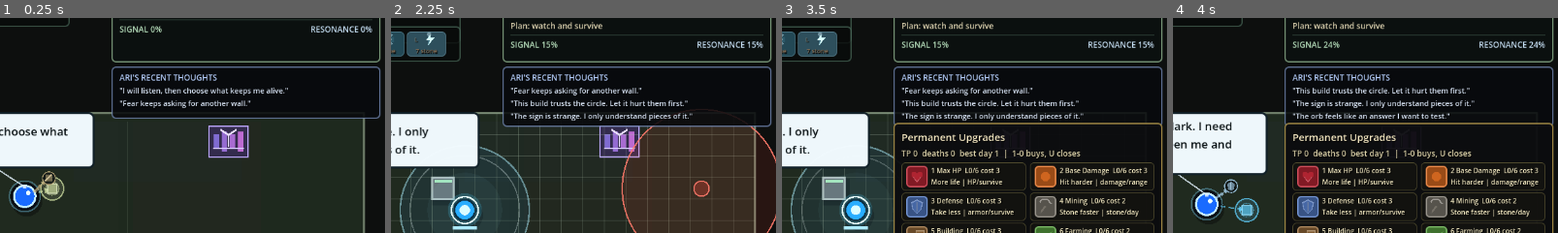
Above: before the commit, frames 1-4 (left to right).
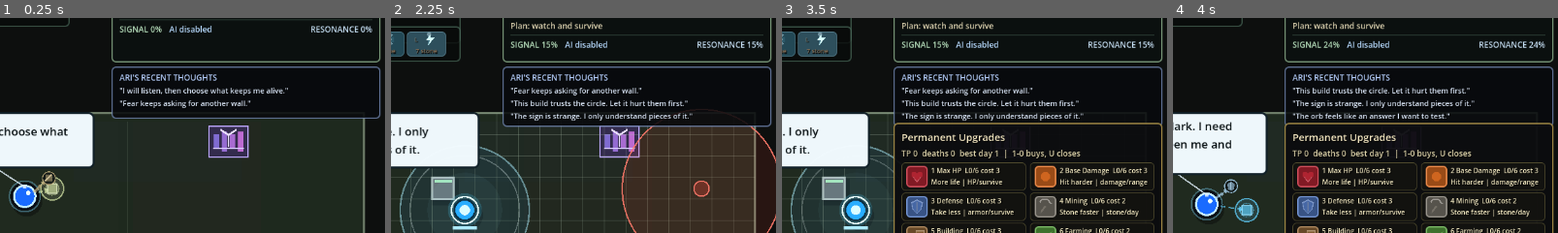
Above: after the commit, the same moments.

Repository: JoranHein/ai-survival-trainer
Game: Godot game, scene res://scenes/main/Main.tscn
Two runs of this game, one before a commit and one after it. Both use one fixed random seed, a clock stepped at 60 frames per second and the inputs below.
Inputs (mouse positions are % of the whole screen's width and height, from its top left):
- Up to frame 1 (0.25 s): no input
- Up to frame 2 (2.25 s): tap Enter at 0.5 s; move the mouse to (72, 44) at 0.52 s; hold D 0.53-1.25 s; tap T at 0.6 s; click (72, 44) at 0.67 s; click (80, 56) at 1.27 s; type "Alex" at 1.35 s; click "Commit" at 2 s
- Up to frame 3 (3.5 s): move the mouse to (30, 54) at 2.77 s; tap U at 2.85 s
- Up to frame 4 (4 s): move the mouse to (60, 27) at 3.52 s; hold D from 3.53 s (still down); tap R at 3.6 s
The pictures show only the part of the screen within x 48-98%, y 30-80%; the shares and areas given below are measured in that part.

The runs differ from the first frame. In frame 1, 0.2% of the frame differs, in the area x 43-55%, y 3-7%; in frame 2, 0.2%, in the area x 45-57%, y 10-14%; in frame 3, 0.2%; in frame 4, 0.2%.

Commit message:
Make remote AI thinking state readable

Diff:
--- a/godot_game/scenes/ui/SignPanel.tscn
+++ b/godot_game/scenes/ui/SignPanel.tscn
@@ -132,6 +132,13 @@
 theme_override_font_sizes/font_size = 12
 text = "SIGNAL 0%"
 
+[node name="AiStatusLabel" type="Label" parent="DisplayPanel/DisplayVBox/SignalRow"]
+unique_name_in_owner = true
+layout_mode = 2
+theme_override_colors/font_color = Color(0.72, 0.86, 1, 1)
+theme_override_font_sizes/font_size = 12
+text = "AI disabled"
+
 [node name="FooterSpacer" type="Control" parent="DisplayPanel/DisplayVBox/SignalRow"]
 layout_mode = 2
 size_flags_horizontal = 3
--- a/godot_game/scripts/ui/SignPanel.gd
+++ b/godot_game/scripts/ui/SignPanel.gd
@@ -14,6 +14,7 @@
 @onready var reading_label: Label = %ReadingLabel
 @onready var theory_label: Label = %TheoryLabel
 @onready var plan_label: Label = %PlanLabel
+@onready var ai_status_label: Label = %AiStatusLabel
 @onready var signal_label: Label = %SignalLabel
 @onready var resonance_label: Label = %ResonanceLabel
 
@@ -34,6 +35,7 @@
 	var interpretation := str(state.get("sign_interpretation", "No sign yet."))
 	var survival_theory := str(state.get("ai_survival_theory", "")).strip_edges()
 	var top_plan := str(state.get("ai_top_grounded_plan", "")).strip_edges()
+	var ai_status := str(state.get("ai_status", "AI disabled")).strip_edges()
 	var personality_summary := str(state.get("personality_summary", "Ari: balanced"))
 	var sign_strength := clampf(float(state.get("sign_strength", 0.0)), 0.0, 1.0)
 	var resonance := clampf(float(state.get("sign_resonance", 0.0)), 0.0, 1.0)
@@ -44,6 +46,8 @@
 	reading_label.text = "Reads: %s" % _limit_text(interpretation, 91)
 	theory_label.text = "Theory: %s" % _limit_text(survival_theory if survival_theory != "" else "local reading", 89)
 	plan_label.text = "Plan: %s" % _limit_text(top_plan if top_plan != "" else "watch and survive", 91)
+	ai_status_label.text = ai_status
+	ai_status_label.visible = ai_status != ""
 	signal_label.text = "SIGNAL %d%%" % int(round(sign_strength * 100.0))
 	resonance_label.text = "RESONANCE %d%%" % int(round(resonance * 100.0))
 
--- a/godot_game/scripts/world/World.gd
+++ b/godot_game/scripts/world/World.gd
@@ -97,6 +97,7 @@
 var _ai_waiting_active := false
 var _ai_waiting_elapsed := 0.0
 var _ai_waiting_last_second := -1
+var _ai_waiting_still_thought_shown := false
 var _ari_ranged_cooldown := 0.0
 var _ari_ranged_flash_time := 0.0
 var _ari_ranged_flash_from := Vector2.ZERO
@@ -2746,7 +2747,7 @@
 	_finish_ai_waiting()
 	if not bool(result.get("ok", false)):
 		ai_status = "AI: failed/fallback"
-		_show_ari_thought("The deeper answer did not arrive. I will trust the first reading.", true)
+		_show_ari_thought("I cannot hear more from the sign. I will use what I understood.", true)
 		_emit_state()
 		return
 
@@ -2757,10 +2758,12 @@
 	sign_resonance = clampf(float(result.get("resonance", sign_resonance)), 0.0, 1.0)
 	ai_survival_theory = str(result.get("survival_theory", "")).strip_edges()
 	ai_emotion = str(result.get("emotion", "")).strip_edges()
-	ai_status = "AI: cached" if bool(result.get("cached", false)) or str(result.get("source", "")) == "cache" else "AI: active"
-	var thought := str(result.get("thought", "")).strip_edges()
-	if thought != "":
-		_show_ari_thought(thought, true)
+	var used_cache := bool(result.get("cached", false)) or str(result.get("source", "")) == "cache"
+	ai_status = "AI: cached" if used_cache else "AI: active"
+	var thought := "I remember this sign." if used_cache else str(result.get("thought", "")).strip_edges()
+	if thought == "":
+		thought = "Now I see it."
+	_show_ari_thought(thought, true)
 	_emit_state()
 
 
@@ -2774,8 +2777,9 @@
 	_ai_waiting_active = true
 	_ai_waiting_elapsed = 0.0
 	_ai_waiting_last_second = -1
+	_ai_waiting_still_thought_shown = false
 	_update_ai_waiting_status()
-	_show_ari_thought("The sign is deeper than it looks. I need a moment.", true)
+	_show_ari_thought("I understand part of it. I need to turn the rest over.", true)
 
 
 func _advance_ai_waiting(delta: float) -> void:
@@ -2786,12 +2790,16 @@
 	if current_second == _ai_waiting_last_second:
 		return
 	_update_ai_waiting_status()
+	if _ai_waiting_elapsed >= 10.0 and not _ai_waiting_still_thought_shown:
+		_ai_waiting_still_thought_shown = true
+		_show_ari_thought("The sign is still unfolding.", true)
 	if is_inside_tree():
 		_emit_state()
 
 
 func _finish_ai_waiting() -> void:
 	_ai_waiting_active = false
+	_ai_waiting_still_thought_shown = false
 
 
 func _update_ai_waiting_status() -> void:
@@ -2800,10 +2808,7 @@
 	var dots := ""
 	for _i in range(seconds % 4):
 		dots += "."
-	if seconds >= 15:
-		ai_status = "AI: still thinking %ds%s" % [seconds, dots]
-	else:
-		ai_status = "AI: thinking %ds%s" % [seconds, dots]
+	ai_status = "AI: thinking %ds%s" % [seconds, dots]
 
 
 func _build_ai_deep_interpretation_payload() -> Dictionary:
--- a/godot_game/tests/ai_pipeline_test.gd
+++ b/godot_game/tests/ai_pipeline_test.gd
@@ -16,6 +16,7 @@
 const EnemyControllerScript = preload("res://scripts/enemies/EnemyController.gd")
 const WaveDirectorScript = preload("res://scripts/world/WaveDirector.gd")
 const WorldScript = preload("res://scripts/world/World.gd")
+const SignPanelScene = preload("res://scenes/ui/SignPanel.tscn")
 
 var failures: Array[String] = []
 
@@ -33,6 +34,7 @@
 	_test_deep_interpretation_contract(bridge)
 	_test_ai_latency_cache_v1_contract(bridge)
 	await _test_world_ai_latency_commit_contract()
+	await _test_sign_panel_ai_status_line()
 	_test_local_combat_signs()
 	_test_local_tower_range_signs()
 	_test_local_flying_storm_signs()
@@ -282,9 +284,13 @@
 		return
 	world.call("_begin_ai_waiting")
 	_assert(str(world.get("ai_status")).begins_with("AI: thinking"), "world should expose an AI thinking status while remote interpretation is pending")
-	_assert(str(world.get("latest_thought")).contains("deeper than it looks"), "world should show a diegetic waiting thought")
-	world.call("_advance_ai_waiting", 18.0)
-	_assert(str(world.get("ai_status")).contains("still thinking"), "world should expose still-thinking status for slow remote interpretation")
+	_assert(str(world.get("latest_thought")) == "I understand part of it. I need to turn the rest over.", "world should show the requested initial waiting thought")
+	world.call("_advance_ai_waiting", 10.1)
+	_assert(str(world.get("latest_thought")) == "The sign is still unfolding.", "world should show the requested long-pending thought after ten seconds")
+	world.set("latest_thought", "sentinel after long pending")
+	world.call("_advance_ai_waiting", 10.0)
+	_assert(str(world.get("latest_thought")) == "sentinel after long pending", "world should not repeat the long-pending thought after it fires once")
+	_assert(str(world.get("ai_status")).contains("thinking"), "world should keep exposing thinking status for slow remote interpretation")
 	world.call("_finish_ai_waiting")
 	_assert(not bool(world.get("_ai_waiting_active")), "world should stop pending state when remote interpretation resolves")
 	world.free()
@@ -335,6 +341,47 @@
 	_assert(str(world.get("ai_status")) == "AI: active", "valid remote response should leave AI active")
 	_assert(str(world.get("latest_thought")).contains("buys me time"), "valid remote response should show Ari's AI thought")
 
+	world.call("_begin_ai_waiting")
+	world.call("_on_ai_deep_interpretation_response", request_id, {
+		"ok": true,
+		"source": "remote_server",
+		"interpretation": "Remote sees the wall again.",
+		"survival_theory": "remote_cover",
+		"grounded_plan": [{
+			"affordance_id": "use_existing_wall",
+			"priority": 0.7,
+			"reason": "The sign says to stand behind the existing wall.",
+		}],
+		"priority_hints": {
+			"use_existing_wall": 0.7,
+		},
+		"sign_strength": 0.7,
+		"resonance": 0.7,
+	})
+	_assert(str(world.get("latest_thought")) == "Now I see it.", "valid remote response without a thought should show the fallback understood moment")
+
+	world.call("_begin_ai_waiting")
+	world.call("_on_ai_deep_interpretation_response", request_id, {
+		"ok": true,
+		"cached": true,
+		"source": "cache",
+		"interpretation": "Cached remote reads the wall as cover.",
+		"thought": "Cached thought should not override the remembered sign line.",
+		"survival_theory": "cached_cover",
+		"grounded_plan": [{
+			"affordance_id": "use_existing_wall",
+			"priority": 0.8,
+			"reason": "The cached sign still points to existing cover.",
+		}],
+		"priority_hints": {
+			"use_existing_wall": 0.8,
+		},
+		"sign_strength": 0.8,
+		"resonance": 0.8,
+	})
+	_assert(str(world.get("ai_status")) == "AI: cached", "cached remote response should expose cached status")
+	_assert(str(world.get("latest_thought")) == "I remember this sign.", "cached remote response should show the requested memory thought")
+
 	var remote_interpretation := str(world.get("sign_interpretation"))
 	world.call("_begin_ai_waiting")
 	world.call("_on_ai_deep_interpretation_response", request_id, {
@@ -343,9 +390,28 @@
 	})
 	_assert(str(world.get("sign_interpretation")) == remote_interpretation, "failed remote response should not erase the current interpretation")
 	_assert(str(world.get("ai_status")) == "AI: failed/fallback", "failed remote response should expose fallback status")
+	_assert(str(world.get("latest_thought")) == "I cannot hear more from the sign. I will use what I understood.", "failed remote response should show the requested fallback thought")
 
 	root.remove_child(world)
 	world.queue_free()
+	await process_frame
+
+
+func _test_sign_panel_ai_status_line() -> void:
+	var panel = SignPanelScene.instantiate()
+	root.add_child(panel)
+	await process_frame
+	panel.call("update_state", {
+		"ai_status": "AI: thinking 12s...",
+		"sign_text": "stand behind the wall",
+		"sign_interpretation": "Ari reads the wall as cover.",
+	})
+	var status_label = panel.get_node_or_null("DisplayPanel/DisplayVBox/SignalRow/AiStatusLabel")
+	_assert(status_label != null, "SignPanel should expose a compact AI status line in the signal row")
+	if status_label != null:
+		_assert(str(status_label.get("text")) == "AI: thinking 12s...", "SignPanel should show the current AI status")
+	root.remove_child(panel)
+	panel.queue_free()
 	await process_frame
 
 
